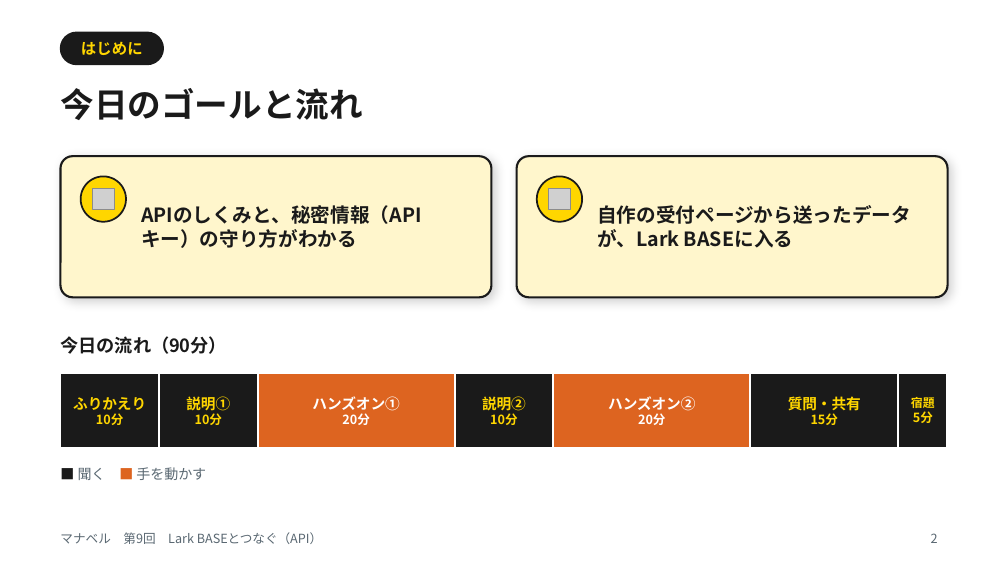
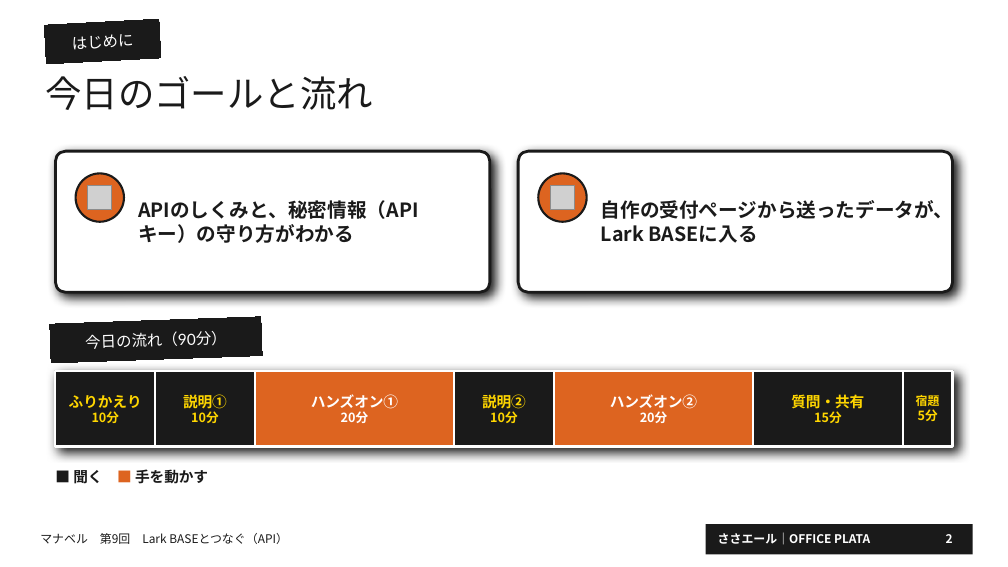
Before and after one commit to OfficePlata/33yell, a slide deck: slide 2 of manaberu/slides/manaberu-09-connect-lark-api.pptx. Drawn at 1008x567 pixels with LibreOffice and Linux fonts; fonts in the diff are those of the drawing; grey boxes stand for pictures; background and template pictures are left out. Boxes give left, top, right and bottom in pixels: in the first picture for what was removed or moved away, otherwise in the second. Text is boxed around its words. In the diff, an @@ line names an element or a change of style, - is before the commit and + after.

```diff
--- a/manaberu/slides/manaberu-09-connect-lark-api.pptx
+++ b/manaberu/slides/manaberu-09-connect-lark-api.pptx
@@ rectangle "はじめに" at (44,19,161,64): font Noto Sans CJK JP to Lato, text colour #FFD600 to #FFFFFF, bold off; fill none to #1A1A1A; outline none to #1A1A1A 0.75 pt; rotation 0 to 357 degrees @@
@@ text "今日のゴールと流れ": place and size @@
-text "今日のゴールと流れ" at (60,88,362,120)
+text "今日のゴールと流れ" at (45,76,373,110)
@@ text "今日のゴールと流れ" at (45,76,373,110): size 24 to 26 pt, font Noto Sans CJK JP to Lato, bold off @@
@@ rounded rectangle removed at (60,32,163,65) @@
@@ rounded rectangle at (55,151,490,292): fill #FFF6CC to #FFFFFF; outline #1A1A1A 1.5 pt to #1A1A1A 2 pt; shadow changed; proportions changed @@
@@ ellipse at (76,173,124,222): fill #FFD600 to #DD6420; outline #1A1A1A 1.25 pt to #1A1A1A 1.5 pt @@
@@ text "APIのしくみと、秘密情報（APIキー）の守り方がわかる": place and size @@
-text "APIのしくみと、秘密情報（APIキー）の守り方がわかる" at (141,205,421,248)
+text "APIのしくみと、秘密情報（APIキー）の守り方がわかる" at (138,200,418,243)
@@ rounded rectangle at (518,151,953,292): fill #FFF6CC to #FFFFFF; outline #1A1A1A 1.5 pt to #1A1A1A 2 pt; shadow changed; proportions changed @@
@@ ellipse at (538,173,587,222): fill #FFD600 to #DD6420; outline #1A1A1A 1.25 pt to #1A1A1A 1.5 pt @@
@@ text "自作の受付ページから送ったデータが、Lark BASEに入る" rewrapped from (597,205,911,248) to (601,197,954,243) @@
@@ 1 rounded rectangle, 1 ellipse, 1 picture: place and size @@
-1 rounded rectangle, 1 ellipse, 1 picture at (60,156,492,297)
+1 rounded rectangle, 1 ellipse, 1 picture at (55,151,490,292)
@@ 1 rounded rectangle, 1 ellipse, 1 picture: place and size @@
-1 rounded rectangle, 1 ellipse, 1 picture at (516,156,948,297)
+1 rounded rectangle, 1 ellipse, 1 picture at (518,151,953,292)
@@ rectangle "今日の流れ（90分）" at (50,317,263,364): size 13 to 11 pt, font Noto Sans CJK JP to Lato, text colour #1A1A1A to #FFFFFF, bold off; alignment left to centre; fill none to #1A1A1A; outline none to #1A1A1A 0.75 pt; rotation 0 to 358 degrees @@
@@ 2 rectangles, 1 text: place and size @@
-2 rectangles, 1 text at (60,373,258,449)
+2 rectangles, 1 text at (55,371,255,447)
@@ rectangle added at (55,371,953,447), fill #FFFFFF, outline #1A1A1A 2 pt @@
@@ 2 rectangles, 1 text: place and size @@
-2 rectangles, 1 text at (750,373,948,449)
+2 rectangles, 1 text at (753,371,953,447)
@@ text "■ 聞く ■ 手を動かす" at (73,469,208,484): size 10 to 10.5 pt, bold on; text colour #5A6872 to #1A1A1A in "聞く 手を動かす" @@
@@ text "マナベル 第9回 Lark BASEとつなぐ（API）": place and size @@
-text "マナベル 第9回 Lark BASEとつなぐ（API）" at (60,532,322,544)
+text "マナベル 第9回 Lark BASEとつなぐ（API）" at (40,533,288,544)
@@ text "マナベル 第9回 Lark BASEとつなぐ（API）" at (40,533,288,544): size 9 to 8.5 pt, text colour #5A6872 to #1A1A1A @@
@@ rectangle added at (706,524,973,554), fill #1A1A1A @@
@@ text added at (718,532,870,545), 8.5 pt, text #FFFFFF, bold @@
+ささエール｜OFFICE PLATA
@@ page number: place and size @@
-page number at (931,533,938,543)
+page number at (946,534,953,543)
@@ page number at (946,534,953,543): size 9 to 8.5 pt, text colour #5A6872 to #FFFFFF, bold on; vertical alignment top to middle @@
```
Also in this commit, not shown: 9 other slides changed, 16 other files.
